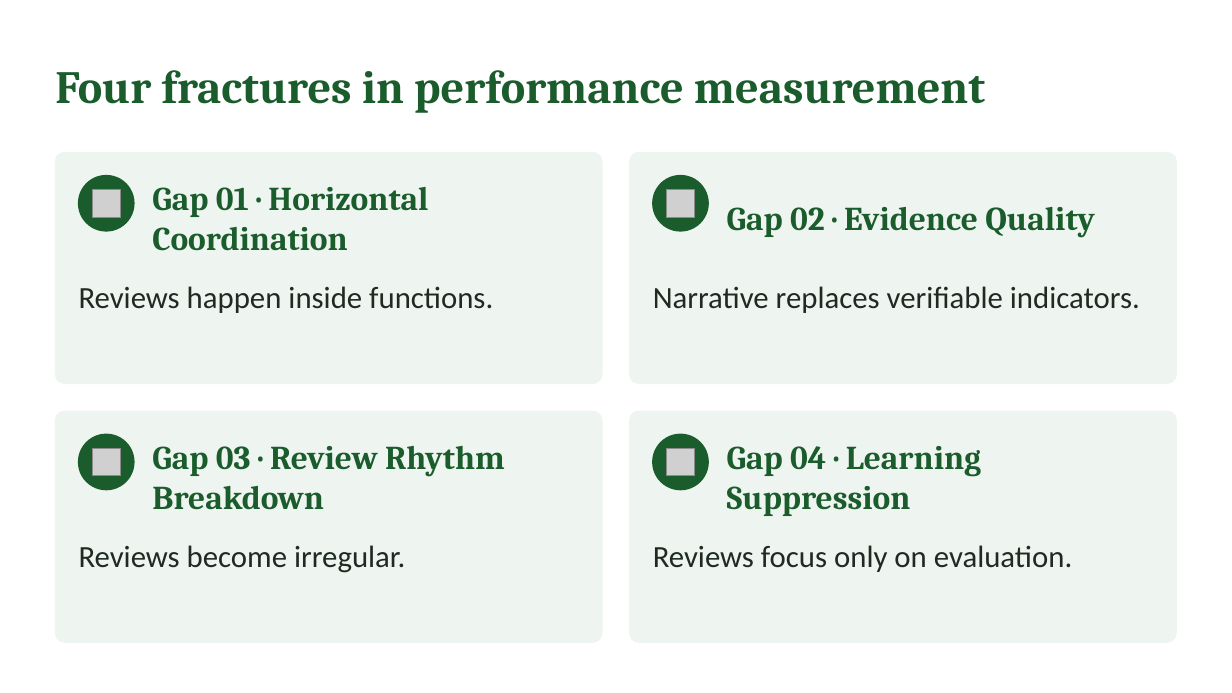
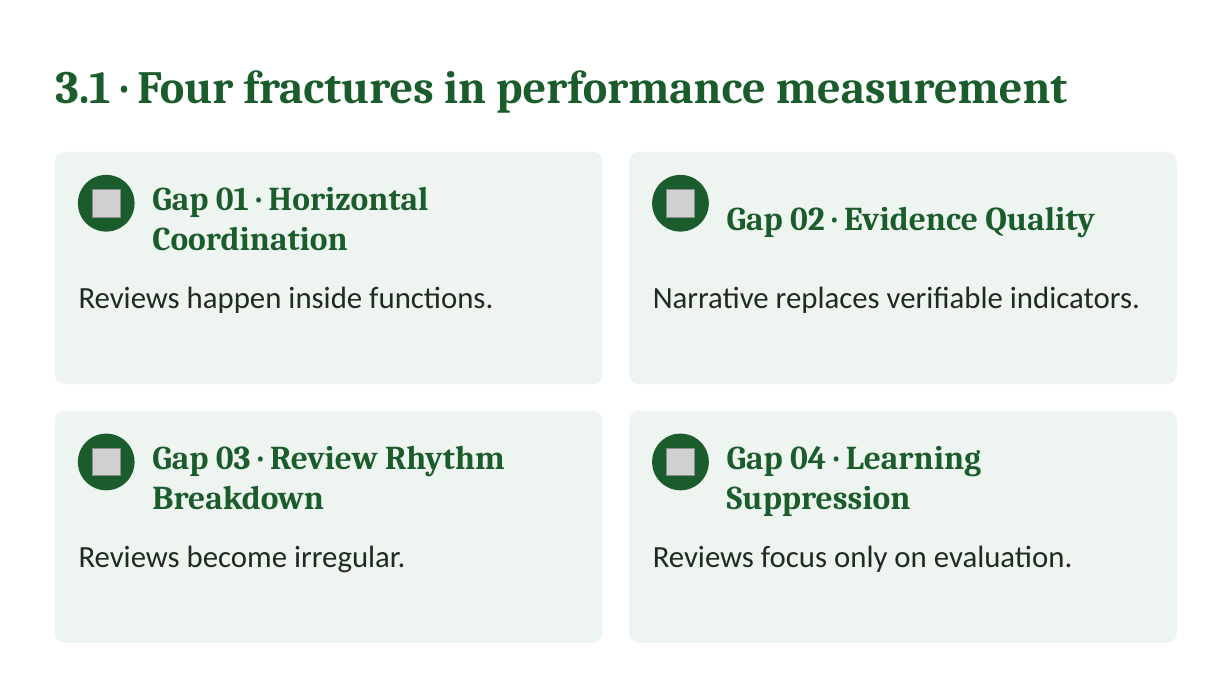
Before and after one commit to IBSL26/ibsl-platform, a slide deck: slide 13 of Unit decks/Unit 08 - Performance Measurement.pptx (slide 14 before the commit). Drawn at 1232x693 pixels with LibreOffice and Linux fonts; fonts in the diff are those of the drawing; grey boxes stand for pictures. Boxes give left, top, right and bottom in pixels: in the first picture for what was removed or moved away, otherwise in the second. Text is boxed around its words. In the diff, an @@ line names an element or a change of style, - is before the commit and + after.

Commit message:
Unit 8: Performance Measurement rebuilt (pages, Capstone four boxes, report labels, Learning Portfolio, deck)

```diff
--- a/Unit decks/Unit 08 - Performance Measurement.pptx
+++ b/Unit decks/Unit 08 - Performance Measurement.pptx
@@ text at [55, 70, 1067, 113]: text changed @@
-Four fractures in performance measurement
+3.1 · Four fractures in performance measurement
```
Also in this commit, not shown: 11 other slides changed, 6 slides added, 6 slides removed, 32 other files.
